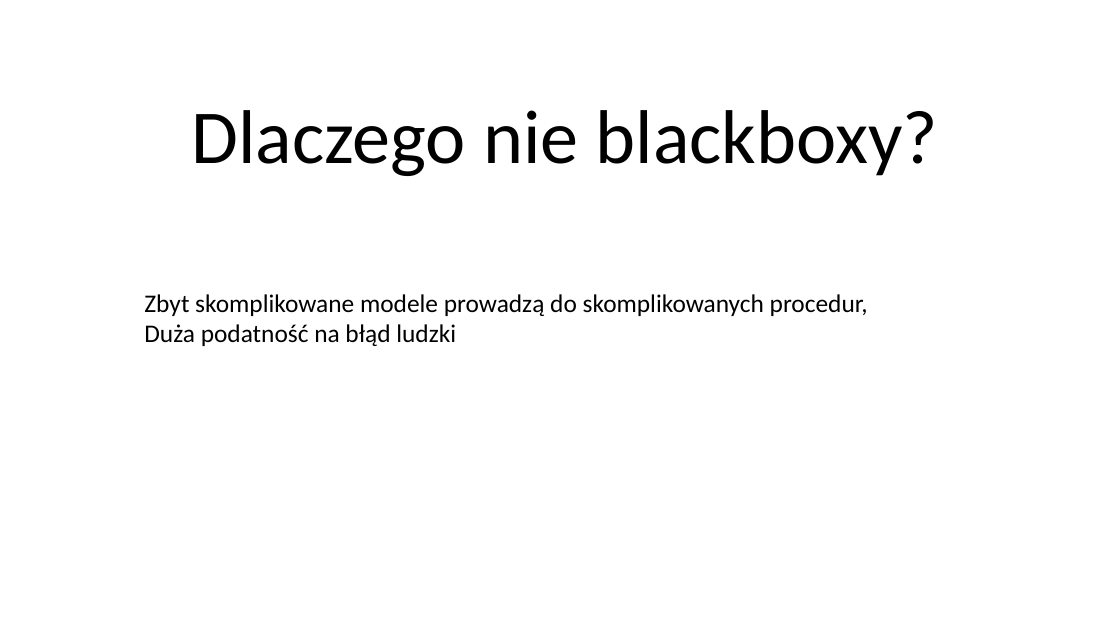
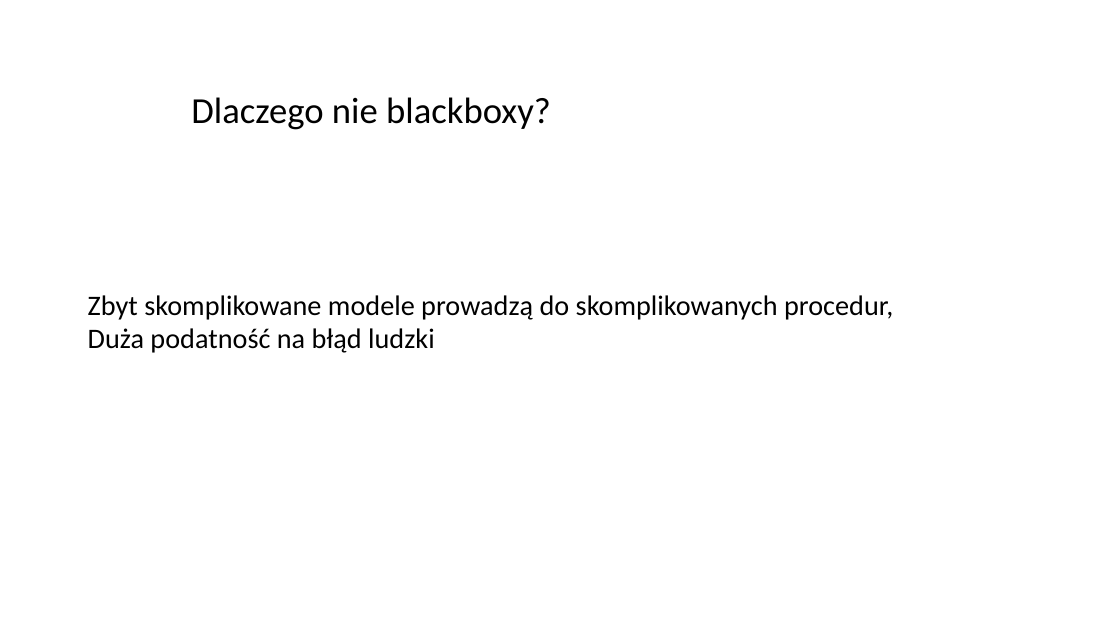
Before and after one commit to bogdankjastrzebski/WarsztatyBadawcze2, a slide deck: slide 7 of prezentacja/blackBox.odp. Drawn at 1120x630 pixels with LibreOffice and Linux fonts; fonts in the diff are those of the drawing. Boxes give left, top, right and bottom in pixels: in the first picture for what was removed or moved away, otherwise in the second. Text is boxed around its words. In the diff, an @@ line names an element or a change of style, - is before the commit and + after.

```diff
--- a/prezentacja/blackBox.odp
+++ b/prezentacja/blackBox.odp
@@ text "Dlaczego nie blackboxy?" at <box>191,97,551,130</box>: size 54 to 26 pt @@
@@ text "Zbyt skomplikowane modele prowadzą do ...": place and size @@
-text "Zbyt skomplikowane modele prowadzą do ..." at <box>144,294,868,346</box>
+text "Zbyt skomplikowane modele prowadzą do ..." at <box>88,295,893,353</box>
@@ text "Zbyt skomplikowane modele prowadzą do ..." at <box>88,295,893,353</box>: size 18 to 20 pt @@
```
Also in this commit, not shown: 15 other slides changed, 2 slides added, 1 other file.
